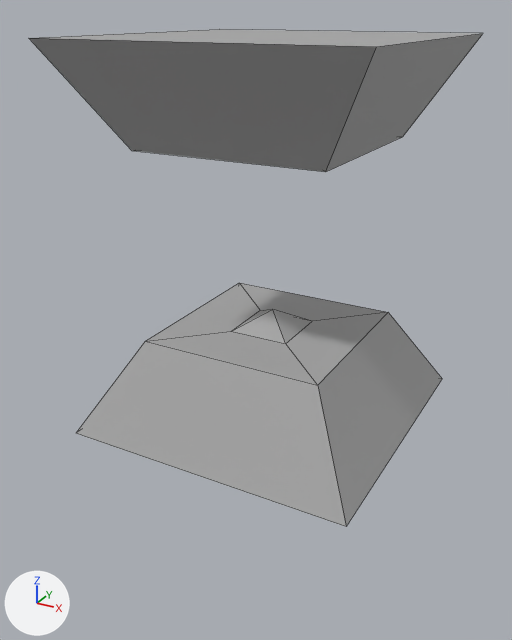
A saved change to the FBX model Assets/Hugo/Assets/ShardBoxes/ShardBox_NoTexture.fbx.
Rendered twice from a camera (50 mm lens) standing at (0.0166, -0.032, 0.0112) and looking at (-0.0004, -0.0011, -0.0043). Arrows for +X, +Y and +Z are at lower left; the lights stay in place. Mesh edges are drawn as thin lines. Where no turn or scale is listed for an object, it has been applied to the vertices.

The older version as bpy lines, for what is in view:
```python
me_mesh = bpy.data.meshes.new('Mesh')
me_mesh.from_pydata(...)  # 26 vertices, 26 faces; spans x -0.0079..0.0079, y -0.0079..0.0079, z -0.01..0.01
me_mesh.materials.append(mat_standardsurface1)  # grey #aaaaaa
# before: 12 (-0.0079, 0.0079, -0.01), 13 (0.0079, 0.0079, -0.01) at pixel (442, 378), 14 (0.0079, -0.0079, -0.01) at pixel (346, 526), 15 (-0.0079, -0.0079, -0.01) at pixel (75, 433)
ob_pcube1 = bpy.data.objects.new('pCube1', me_mesh)
ob_pcube1.location = (0.0, 0.0, 0.0)
```
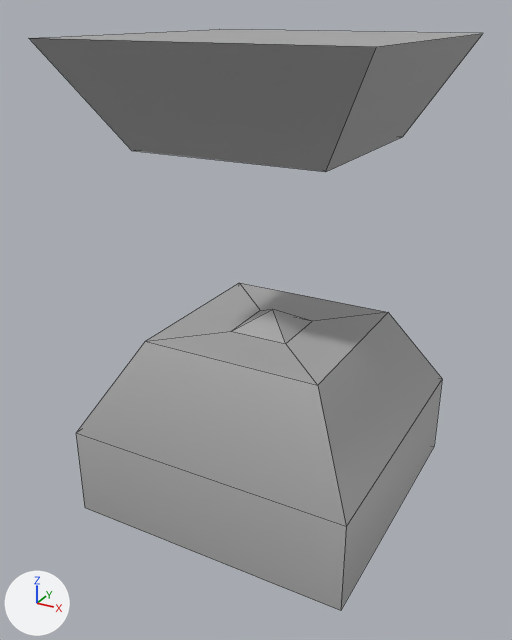
The newer file is also turned or shifted as a whole; pictures and numbers use the older file's frame.

Boxes [x1, y1, x2, y2] around the edits, measured in the pictures (512 x 640 px):
'pCube1', reshaped (17% taller)
    before: [29, 29, 483, 526]
    after: [29, 29, 483, 611]
part 1 of me_mesh, built on
    after: [76, 380, 442, 611]

Edits to the bpy script that builds the scene:
```text
Change me_mesh:
    where me_mesh.from_pydata(...)  # 26 vertices, 26 faces; spans x -0.0079..0.0079, y -0.0079..0.0079, z -0.01..0.01
    used by ob_pcube1; location = (0.0, 0.0, 0.0)
    verts and faces of me_mesh; kept vertices keep their numbers, new ones are numbered from 26
    me_mesh part 1
    add delete_faces([(12, 13, 14, 15)])
    add for new, old in zip([*range(26, 30)], [*range(12, 16)]): verts[new] = verts[old] + (0.0, 0.0, -0.005)
    add faces += [(26, 27, 28, 29), (12, 13, 27, 26), (13, 14, 28, 27), (14, 15, 29, 28), (12, 26, 29, 15)]
```
